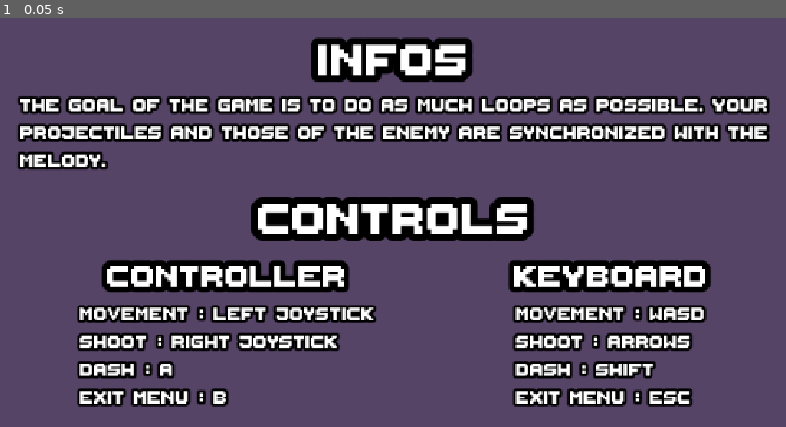
Above: before the commit, frame 1.
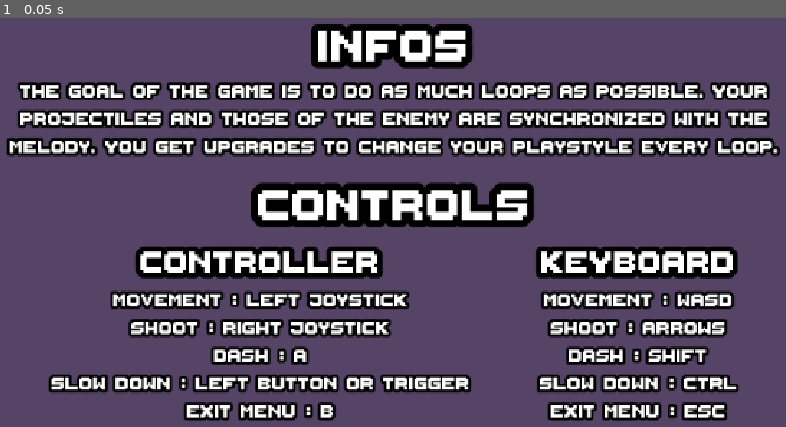
Above: after the commit, the same moment.

Repository: les-brows/la-boucle-musicale
Game: Godot game, scene res://Levels/MainMenu/Infos.tscn
Two runs of this game, one before a commit and one after it. Both use one fixed random seed, a clock stepped at 60 frames per second and the inputs below. This scene is started directly instead of the project's main scene.
Inputs:
- Up to frame 1 (0.05 s): no input

The runs differ from the first frame. In frame 1, 42% of the frame differs, in the area x 0-100%, y 1-99%.

Commit message:
fix: update controls

Diff:
--- a/Levels/MainMenu/Infos.tscn
+++ b/Levels/MainMenu/Infos.tscn
@@ -42,7 +42,8 @@
 theme_override_font_sizes/font_size = 40
 text = "The goal of the game is to do as much loops as possible. Your
 projectiles and those of the enemy are synchronized with the
-melody."
+melody. You get upgrades to change your playstyle every loop."
+horizontal_alignment = 1
 
 [node name="Controls" type="VBoxContainer" parent="CenterContainer/VBoxContainer"]
 layout_mode = 2
@@ -59,7 +60,7 @@
 layout_mode = 2
 size_flags_horizontal = 4
 size_flags_vertical = 4
-theme_override_constants/separation = 200
+theme_override_constants/separation = 100
 
 [node name="Controller" type="VBoxContainer" parent="CenterContainer/VBoxContainer/Controls/HBoxContainer"]
 layout_mode = 2
@@ -80,7 +81,9 @@
 text = "movement : Left joystick
 shoot : Right joystick
 dash : A
+Slow down : Left button or trigger
 Exit menu : B"
+horizontal_alignment = 1
 
 [node name="Keyboard" type="VBoxContainer" parent="CenterContainer/VBoxContainer/Controls/HBoxContainer"]
 layout_mode = 2
@@ -102,4 +105,6 @@
 text = "movement : WASD
 shoot : Arrows
 Dash : SHIFT
+SLOW DOwN : CTRL
 Exit menu : ESC"
+horizontal_alignment = 1
Not shown: 1 places in Levels/MainMenu/Infos.tscn that only renumber resources
